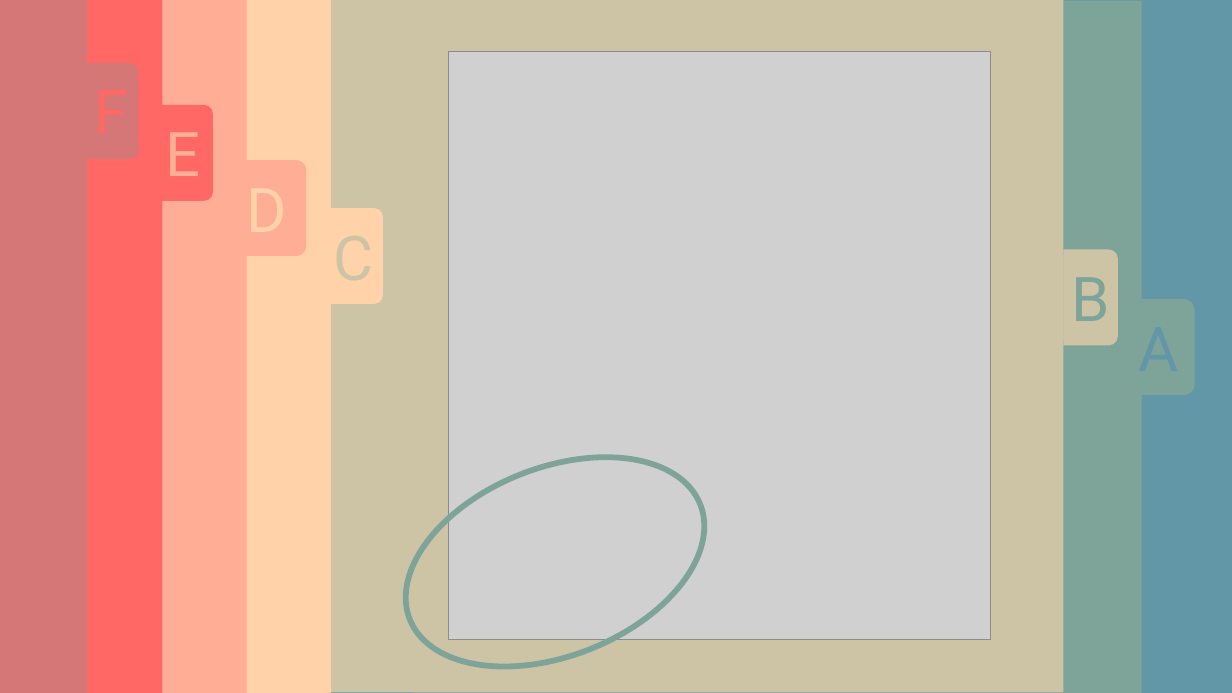
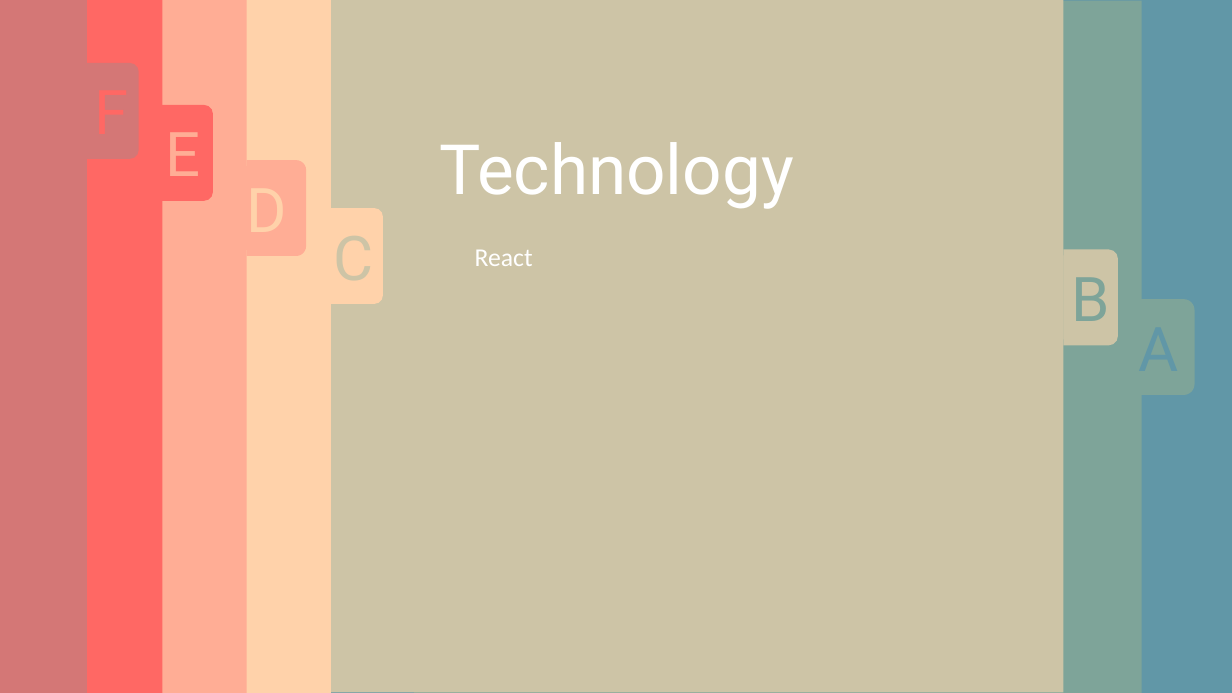
Before and after one commit to deden3791/L4Project, a slide deck: slide 7 of presentation/PresentationSlides.pptx (slide 8 before the commit). Drawn at 1232x693 pixels with LibreOffice and Linux fonts; fonts in the diff are those of the drawing; grey boxes stand for pictures. Boxes give left, top, right and bottom in pixels: in the first picture for what was removed or moved away, otherwise in the second. Text is boxed around its words. In the diff, an @@ line names an element or a change of style, - is before the commit and + after.

```diff
--- a/presentation/PresentationSlides.pptx
+++ b/presentation/PresentationSlides.pptx
@@ picture removed at bbox=[449, 52, 991, 640] @@
@@ text added at bbox=[439, 142, 794, 209], 54 pt, text #FFFFFF @@
+Technology
@@ text added at bbox=[475, 249, 533, 266], 20 pt, text #FFFFFF @@
+React
@@ ellipse removed at bbox=[376, 417, 735, 693] @@
```
Also in this commit, not shown: 19 other slides changed, 5 slides added, 4 slides removed, 4 other files.
